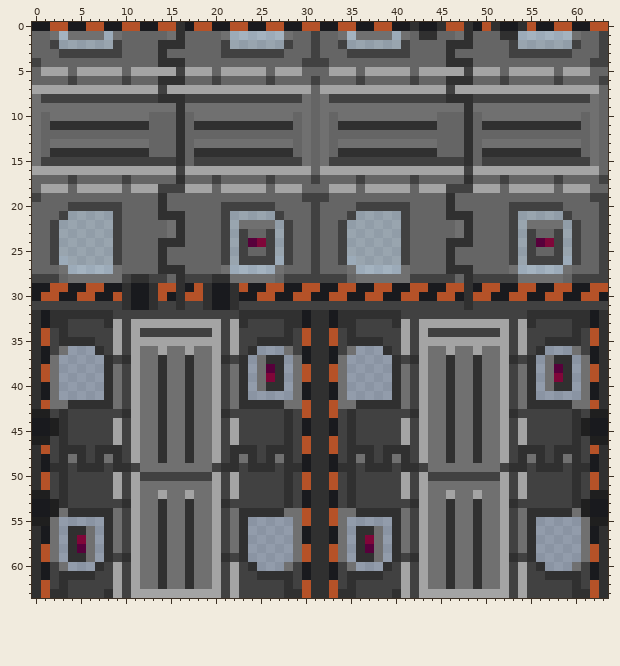
File history of a pixel-art sprite, Resources/Textures/ADT/ADTGlobalEvents/ShipBattle/Structures/Doors/Airlocks/Glass/shuttle.rsi/closed.png. Above, as it was before the edit.
The file is 64x64 pixels.
Now the later version:
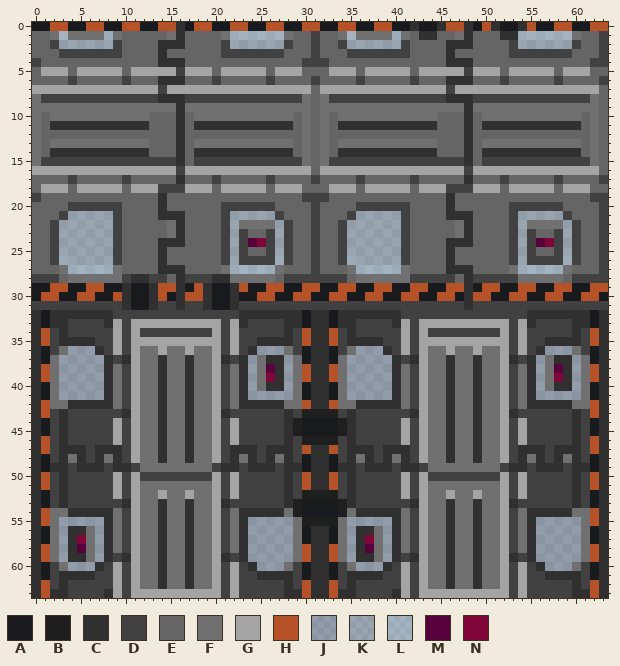
Palette (. is transparent): A #191a1e  B #1f1f1f  C #303030  D #414141  E #656565  F #707070  G #a4a4a4  H #b55228  J #51668179  K #5f798b79  L #7797af79  M #57003b  N #800639
What changed:
The edit turns colour B into colour A in row 52 at x 1 and 62.
The edit turns colour C into colour A in rows 44 to 45 at x 31 to 32; in rows 53 to 54 at x 31 to 32.
The edit turns colour H into colour A in row 54 at x 30 and 33.
The edit turns colour A into colour B in row 52 at x 30 and 33.
The edit turns colour C into colour B in row 43 at x 31 to 32; in row 46 at x 31 to 32; in row 52 at x 31 to 32; in row 55 at x 31 to 32.
The edit turns colour D into colour B in rows 44 to 45 at x 29 and 34; in row 53 at x 29 and 34.
The edit turns colour F into colour B in row 54 at x 29 and 34.
The edit turns colour H into colour B in row 43 at x 30 and 33; in row 46 at x 30 and 33; in row 55 at x 30 and 33.
The edit turns colour A into colour C in rows 44 to 45 at x 0 and 63; in rows 53 to 54 at x 0 and 63.
The edit turns colour B into colour C in row 43 at x 0 and 63; in row 46 at x 0 and 63; in row 52 at x 0 and 63; in row 55 at x 0 and 63.
The edit turns colour B into colour D in rows 44 to 45 at x 2 and 61; in row 53 at x 2 and 61.
The edit turns colour B into colour F in row 54 at x 2 and 61.
The edit turns colour A into colour H in row 54 at x 1 and 62.
The edit turns colour B into colour H in row 43 at x 1 and 62; in row 46 at x 1 and 62; in row 55 at x 1 and 62.
